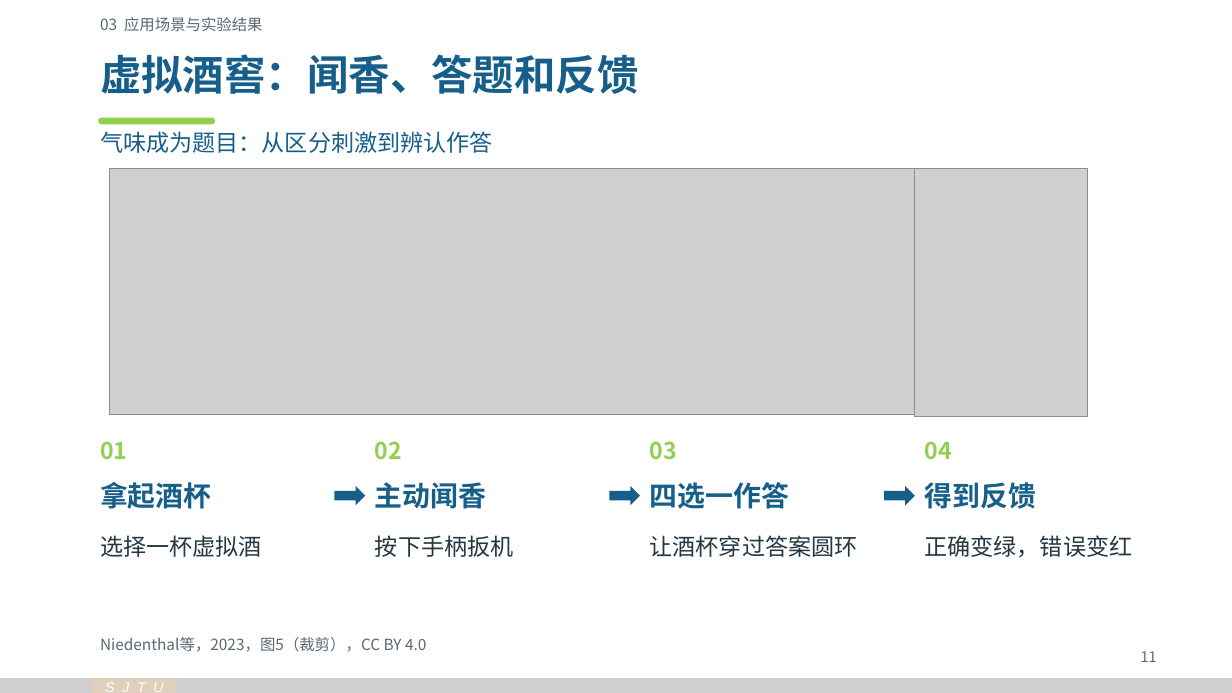
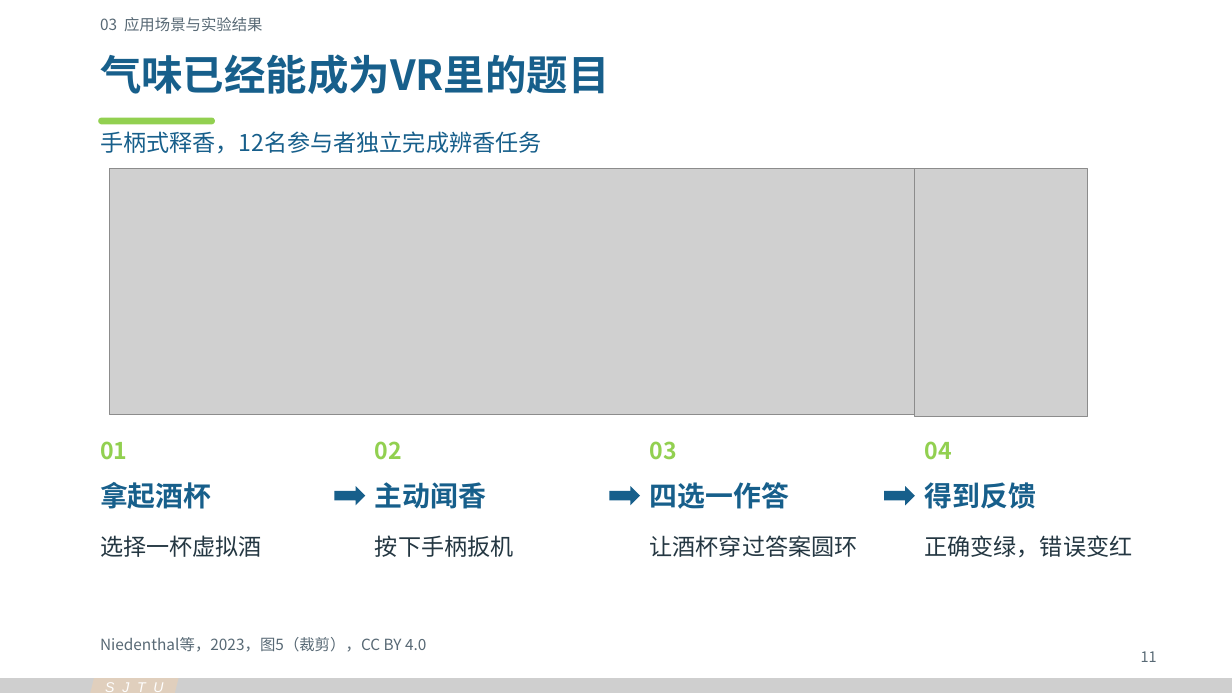
Before and after one commit to Cyh29hao/sjtu-olfaction-vr-2026, a slide deck: slide 1 of release/v3/group-03-applications.pptx. Drawn at 1232x693 pixels with LibreOffice and Linux fonts; fonts in the diff are those of the drawing; grey boxes stand for pictures. Boxes give left, top, right and bottom in pixels: in the first picture for what was removed or moved away, otherwise in the second. Text is boxed around its words. In the diff, an @@ line names an element or a change of style, - is before the commit and + after.

```diff
--- a/release/v3/group-03-applications.pptx
+++ b/release/v3/group-03-applications.pptx
@@ text at [100, 54, 610, 94]: text changed @@
-虚拟酒窖：闻香、答题和反馈
+气味已经能成为VR里的题目
@@ text at [100, 131, 541, 154]: text changed @@
-气味成为题目：从区分刺激到辨认作答
+手柄式释香，12名参与者独立完成辨香任务
```
Also in this commit, not shown: 2 other slides changed, 2 slides added, 1 slide removed, 46 other files.
